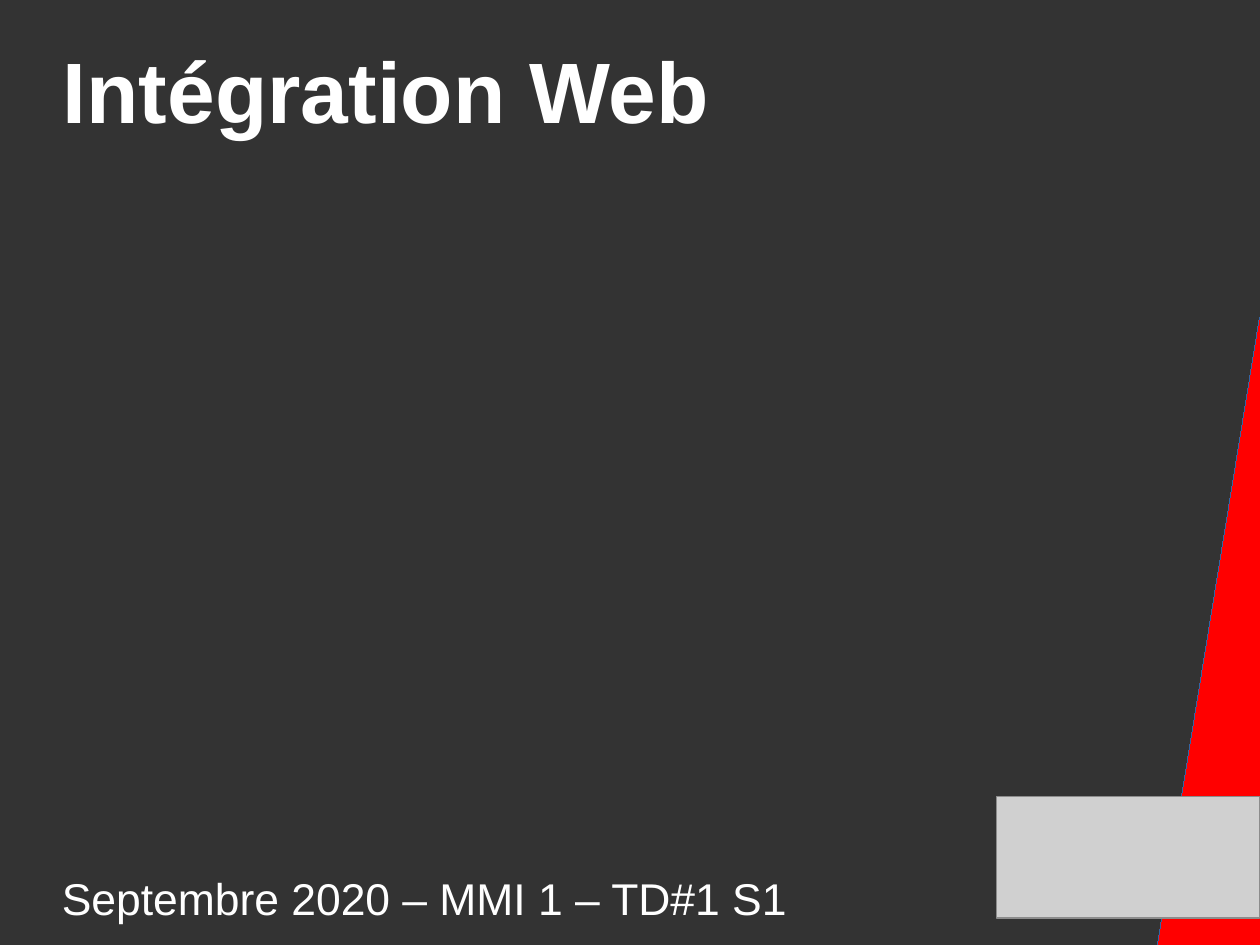
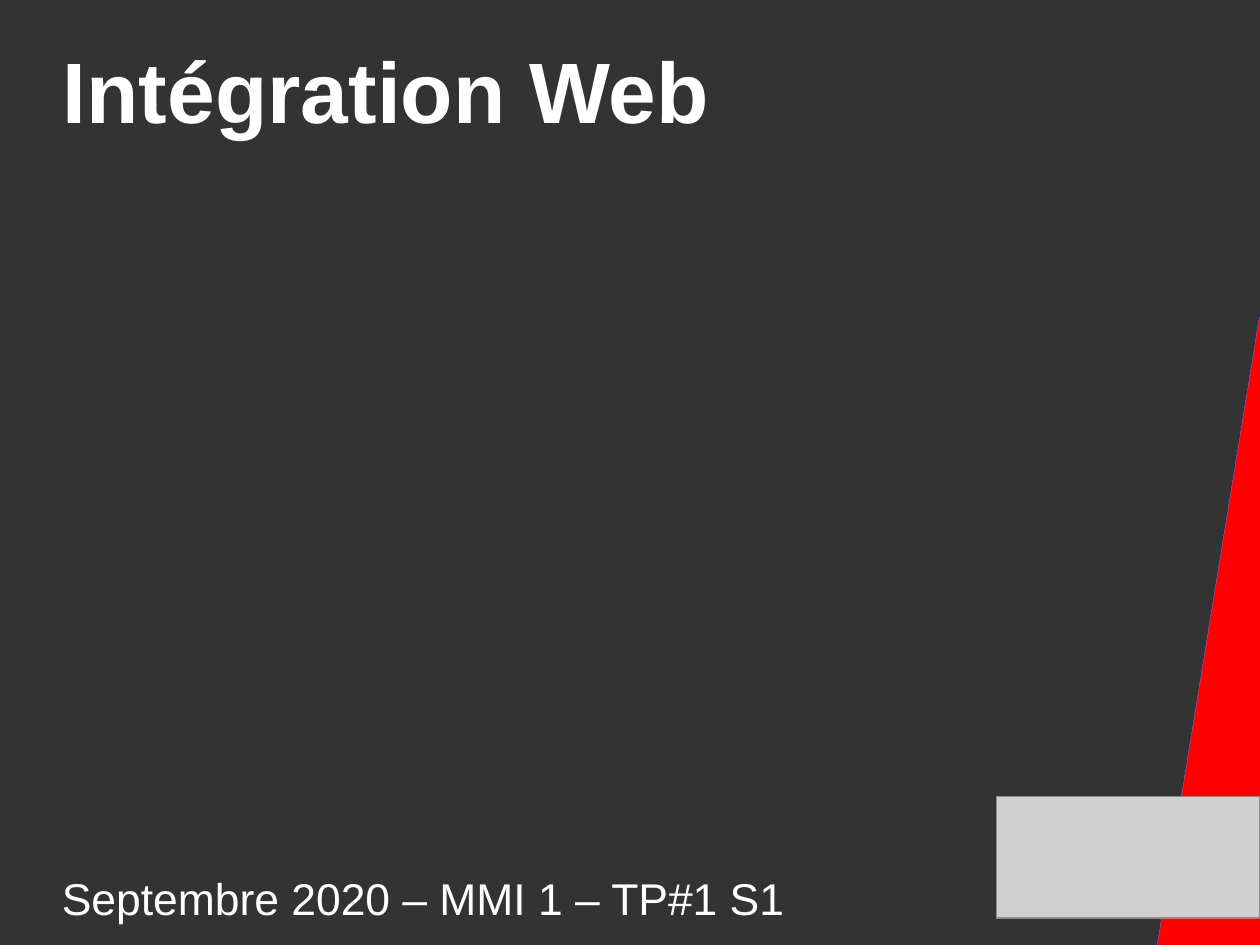
Before and after one commit to DanYellow/presentations, a slide deck: slide 1 of mmi/html/travaux-pratiques/numero-1/presentation.odp. Drawn at 1260x945 pixels with LibreOffice and Linux fonts; fonts in the diff are those of the drawing; grey boxes stand for pictures. Boxes give left, top, right and bottom in pixels: in the first picture for what was removed or moved away, otherwise in the second. Text is boxed around its words. In the diff, an @@ line names an element or a change of style, - is before the commit and + after.

```diff
--- a/mmi/html/travaux-pratiques/numero-1/presentation.odp
+++ b/mmi/html/travaux-pratiques/numero-1/presentation.odp
@@ title at bbox=[62, 882, 784, 924]: text changed @@
-Septembre 2020 – MMI 1 – TD#1 S1
+Septembre 2020 – MMI 1 – TP#1 S1
```
Also in this commit, not shown: 14 other slides changed, 2 slides added, 2 slides removed, 7 other files.
